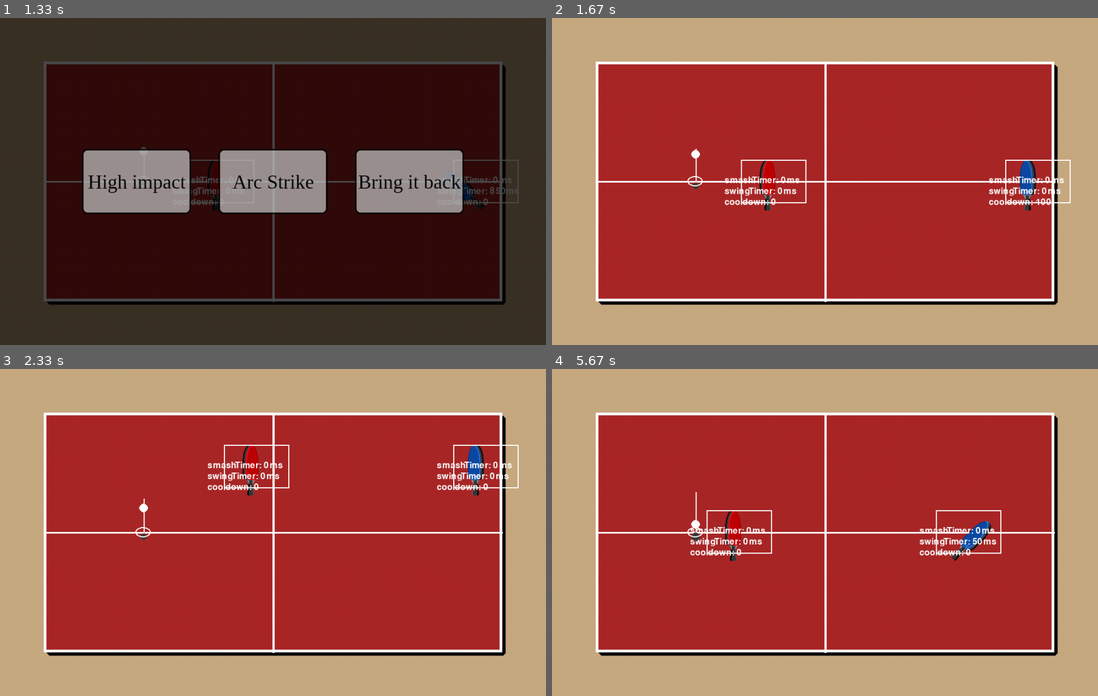
Above: before the commit, frames 1-4 (two rows, left to right).
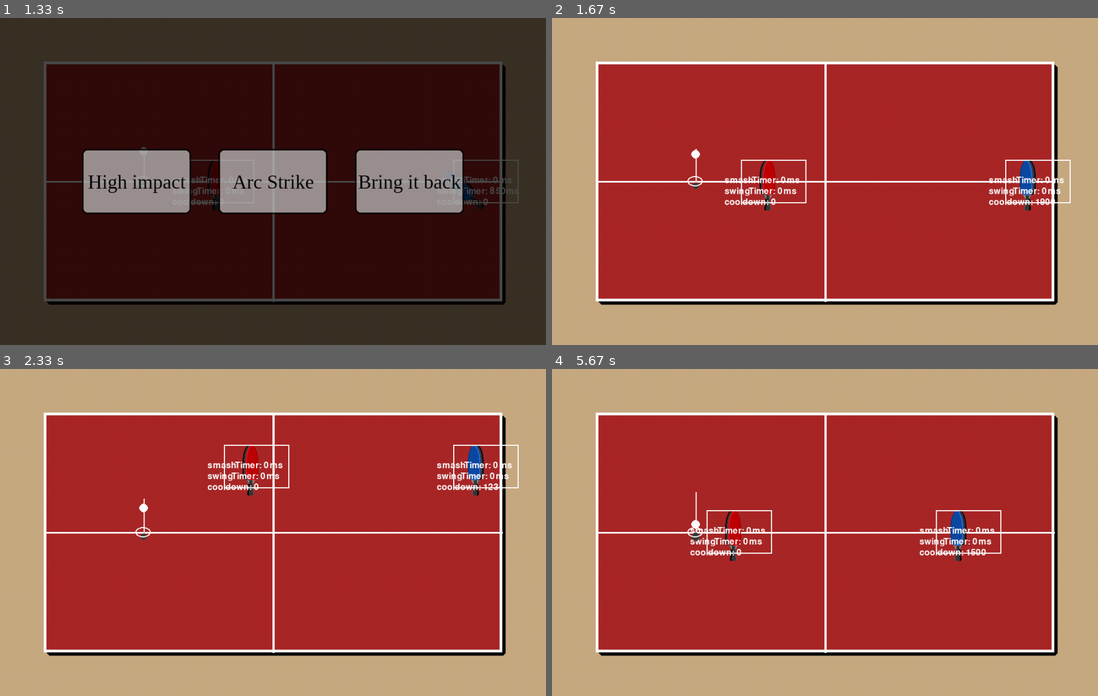
Above: after the commit, the same moments.

Repository: adhritarchak/CSI-2999-Group-C
Game: pygame game, started from game.py
Same seed, same stepped clock (60 frames per second), same inputs: the game is played once before the commit and once after it.
Inputs (mouse positions are in pixels of both pictures, inside the frame that each line leads up to):
- Up to frame 1 (1.33 s): tap , at 0.33 s; hold Right 0.67-1.13 s; hold D 0.67-1.13 s; tap C at 1.17 s
- Up to frame 2 (1.67 s): click (688, 181) at 1.55 s
- Up to frame 3 (2.33 s): hold Up 1.83-2.13 s; hold W 1.83-2.13 s; move the mouse to (141, 535) at 1.87 s; hold Right from 2.17 s (still down); hold D from 2.17 s (still down)
- Up to frame 4 (5.67 s): release Right at 2.63 s; release D at 2.63 s; hold Left 2.67-3.2 s; hold A 2.67-3.2 s; tap , at 2.82, 4.15, 5.62 s; hold Down 3.23-3.53 s; hold S 3.23-3.53 s; hold Left 3.57-3.97 s; hold A 3.57-3.97 s; hold Up 4-4.37 s; hold W 4-4.37 s; hold Right 4.4-5.03 s; hold D 4.4-5.03 s; hold Down 5.07-5.43 s; hold S 5.07-5.43 s; hold Left from 5.47 s (still down); hold A from 5.47 s (still down)

Frame 1 is identical in both runs. In frame 2, less than 0.1% of the frame differs, in the area x 88-93%, y 55-58%; in frame 3, less than 0.1%; in frame 4, 0.6%, in the area x 73-82%, y 43-59%.

Commit message:
Added the slowdown for smash

Diff:
--- a/Pong.py
+++ b/Pong.py
@@ -117,6 +117,8 @@
         else:
             self.can_swing = True
             self.cooldownTimer = 0
+            if not self.smash_charging and not self.smash_swinging:
+                self.currentSpeed = self.speed
         if self.swingKey >= 0 and keyList[self.swingKey] and self.can_swing:
             self.swinging = True
             self.can_swing = False
@@ -172,26 +174,13 @@
             self.cooldownTimer = self.cooldownTime
             self.swingTimer = 0
             self.smashTimer = 0
+            if self.smashPower > 0:
+                self.currentSpeed = self.speed * 0.3
             self.smashPower = 0
-            self.currentSpeed = self.speed
             self.has_hit_ball = False
             self.paddleSurface = self.sprites[0] # Reset to frame 1
 
-    #def process_smash(self, dt: int):
-        #if not self.smash_charging:
-            #if self.smash_swinging:
-                #self.smashTimer += dt
-                #self.swing_forward(self.smashTimer)
-                #return
-            #elif self.smashTimer > 0:
-                #self.smashPower = min(self.smashTimer / self.smashHoldTime, 1)
-                #self.smashTimer = 0
-                #self.smash_swinging = True
-                #self.swing_forward(self.smashTimer)
-                #return
-            #else:
-                #return
-        #self.smashTimer += dt
+
     def process_smash(self, dt: int):
         if not self.smash_charging:
             if self.smash_swinging:
--- a/config.json
+++ b/config.json
@@ -22,14 +22,14 @@
         "SwingBackTime": 200,
         "SwingForwardTime": 800,
         "SmashHoldtime": 3000,
-        "CooldownTime": 500
+        "CooldownTime": 2000
     },
     "Ball Physics": {
         "Radius": 8,
         "Max_Height": 25,
         "Gravity": 0.35,
         "BounceSpeedLost": 0.85,
-        "Max_Speed": 5,
+        "Max_Speed": 10,
         "Bounce_MinZ": 8,
         "paddle_hit_boost": 1.5,
         "init_x": 500,
